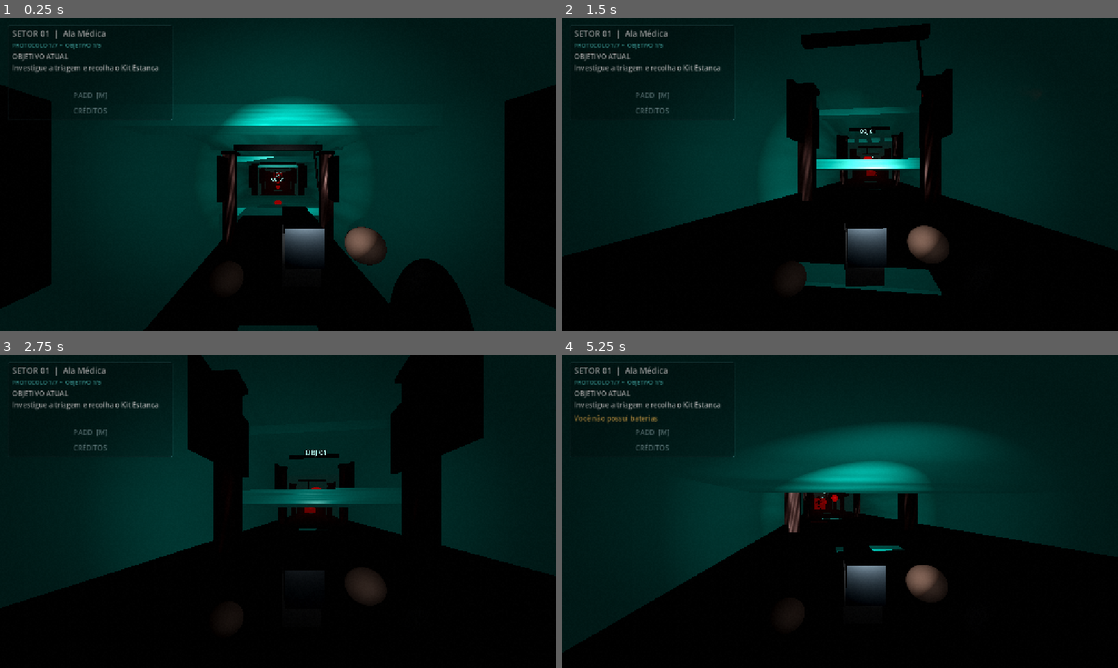
Above: before the commit, frames 1-4 (two rows, left to right).
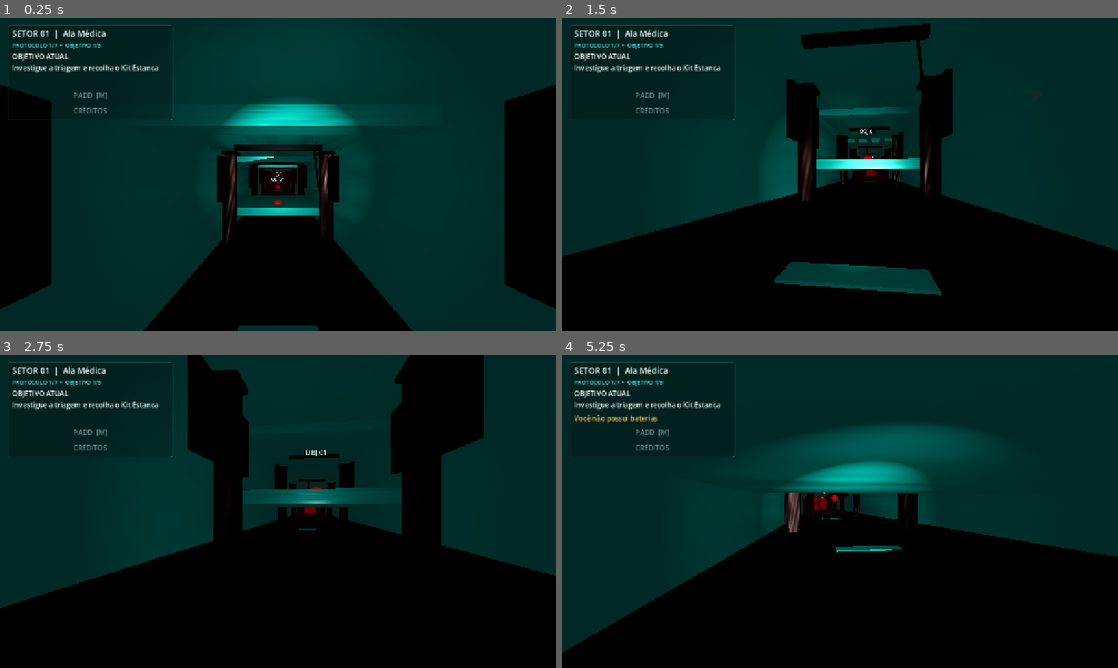
Above: after the commit, the same moments.

Repository: Dracko8891/NEWBORN
Game: Godot game, scene res://scenes/main.tscn
The game is run twice, just before and just after one commit, with the same random seed, the same clock (stepped at 60 frames per second) and the same inputs.
Inputs (mouse positions are in pixels of both pictures, inside the frame that each line leads up to):
- Up to frame 1 (0.25 s): no input
- Up to frame 2 (1.5 s): tap Enter at 0.5 s; move the mouse to (867, 174) at 0.52 s; hold C (crouch) 0.53-1.28 s; hold W (move_forward) from 0.53 s (still down); click (867, 174) at 0.67 s; move the mouse to (812, 174) at 1.27 s; tap X (dynamo) at 1.35 s
- Up to frame 3 (2.75 s): keep holding W (move_forward); move the mouse to (289, 505) at 2.02 s; hold L (flashlight) from 2.03 s (still down)
- Up to frame 4 (5.25 s): keep holding W (move_forward); move the mouse to (834, 517) at 2.77 s; release L (flashlight) at 2.78 s; tap F (interact) at 2.85 s; click (834, 517) at 2.92 s; move the mouse to (878, 514) at 3.52 s; tap Ctrl (slide) at 3.6 s; move the mouse to (795, 508) at 4.27 s; tap Shift (sprint) at 4.35 s; move the mouse to (845, 511) at 5.02 s; hold B (use_battery) from 5.03 s (still down); click (845, 511) at 5.17 s

The runs differ from the first frame. In frame 1, 5.2% of the frame differs, in the area x 1-86%, y 2-100%; in frame 2, 3.0%; in frame 3, 1.4%; in frame 4, 2.5%.
Error before the commit: Invalid assignment of property or key 'draw_pass_1' with value of type 'QuadMesh' on a base object of type 'CPUParticles3D'. (res://systems/horror_atmosphere.g…
Error after the commit: Parse Error: Cannot find member "EMISSION_SHAPE_BOX" in base "GPUParticles3D". (res://systems/horror_atmosphere.gd:105)

Commit message:
Fix compatibility particle rendering and seamless texture settings

Diff:
--- a/systems/horror_atmosphere.gd
+++ b/systems/horror_atmosphere.gd
@@ -7,7 +7,7 @@
 var _player: Node3D
 var _camera: Camera3D
 var _flashlight: SpotLight3D
-var _dust: CPUParticles3D
+var _dust: GPUParticles3D
 var _overlay: ColorRect
 var _shader_material: ShaderMaterial
 var _viewmodel: Node3D
@@ -97,12 +97,12 @@
 	_add_box(_viewmodel, "FlashlightGrip", Vector3(0.08, -0.29, -0.82), Vector3(0.13, 0.18, 0.14), sleeve)
 
 func _create_dust() -> void:
-	_dust = CPUParticles3D.new()
+	_dust = GPUParticles3D.new()
 	_dust.name = "FloatingSpores"
 	_dust.amount = DUST_COUNT
 	_dust.lifetime = 8.0
 	_dust.explosiveness = 0.0
-	_dust.emission_shape = CPUParticles3D.EMISSION_SHAPE_BOX
+	_dust.emission_shape = GPUParticles3D.EMISSION_SHAPE_BOX
 	_dust.emission_box_extents = Vector3(8.0, 2.5, 8.0)
 	_dust.direction = Vector3(0.1, 1.0, 0.0)
 	_dust.spread = 180.0
--- a/systems/horror_visual_director.gd
+++ b/systems/horror_visual_director.gd
@@ -53,7 +53,7 @@
 	texture.width = 128
 	texture.height = 128
 	texture.seamless = true
-	texture.seamless_blend_skirt = 8
+	texture.seamless_blend_skirt = 0.1
 	texture.noise = noise
 	texture.as_normal_map = as_normal
 	texture.bump_strength = 0.32
